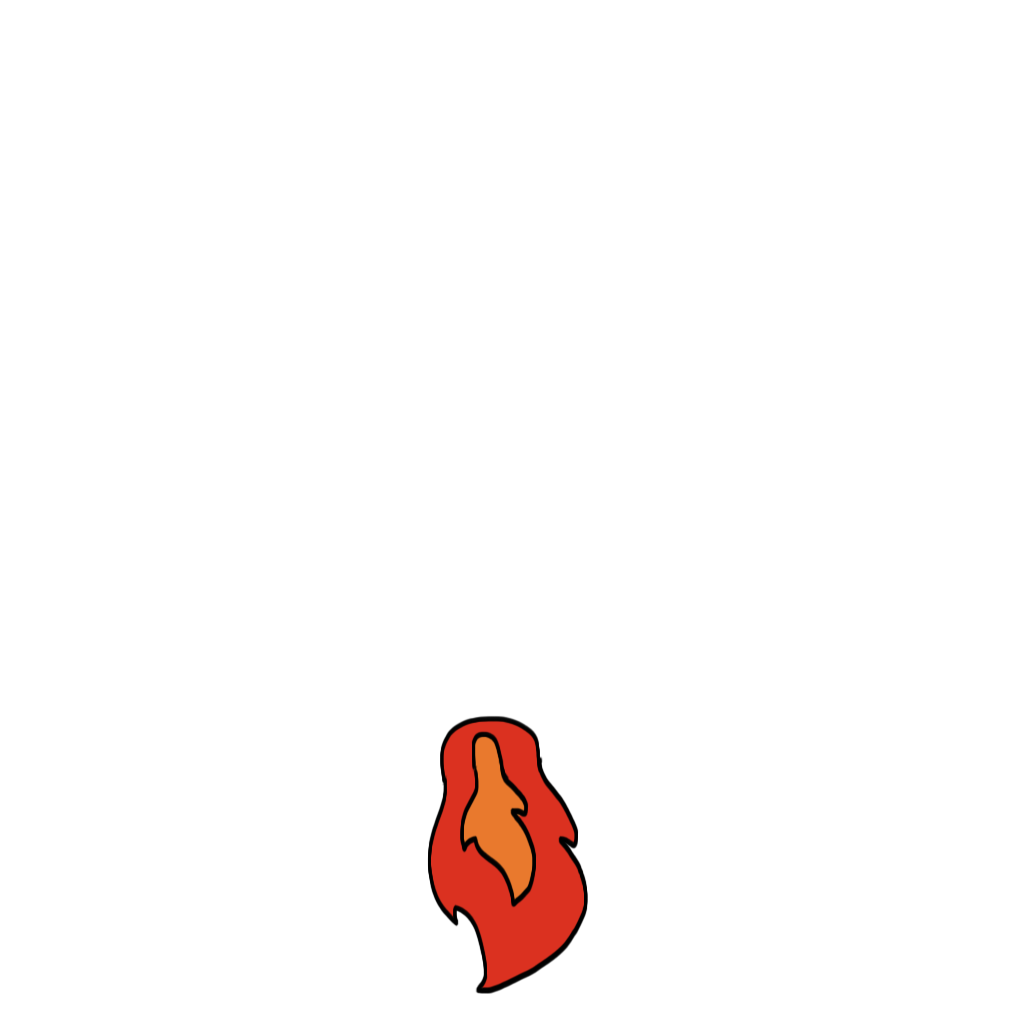
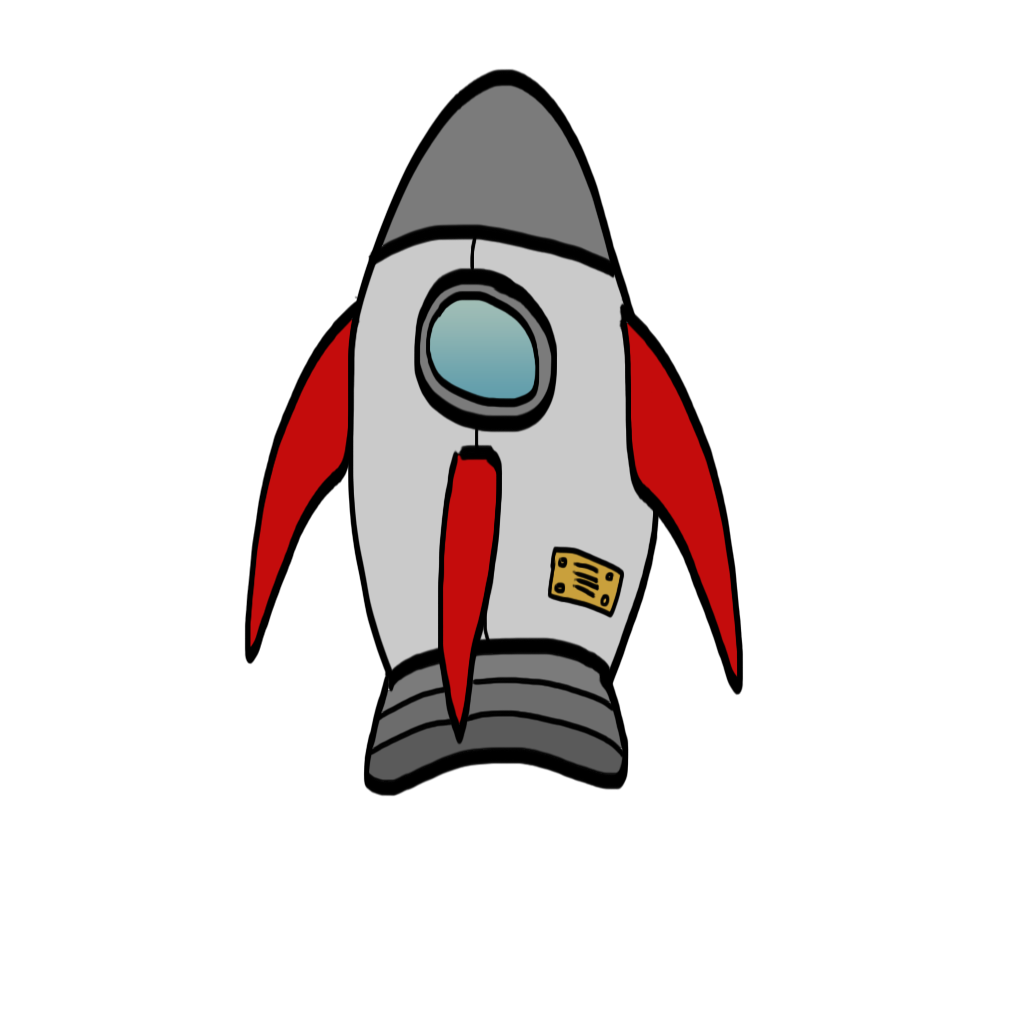
Layer changes from the first w=1024, h=1024 image to the second:
hid "fire1" over [427, 715, 588, 994]
showed "Rocket", painted on it over [244, 68, 744, 797]
added layer "Layer 4" above "Layer 2" over [246, 82, 741, 782]
hid "Background" over [244, 68, 744, 994]
